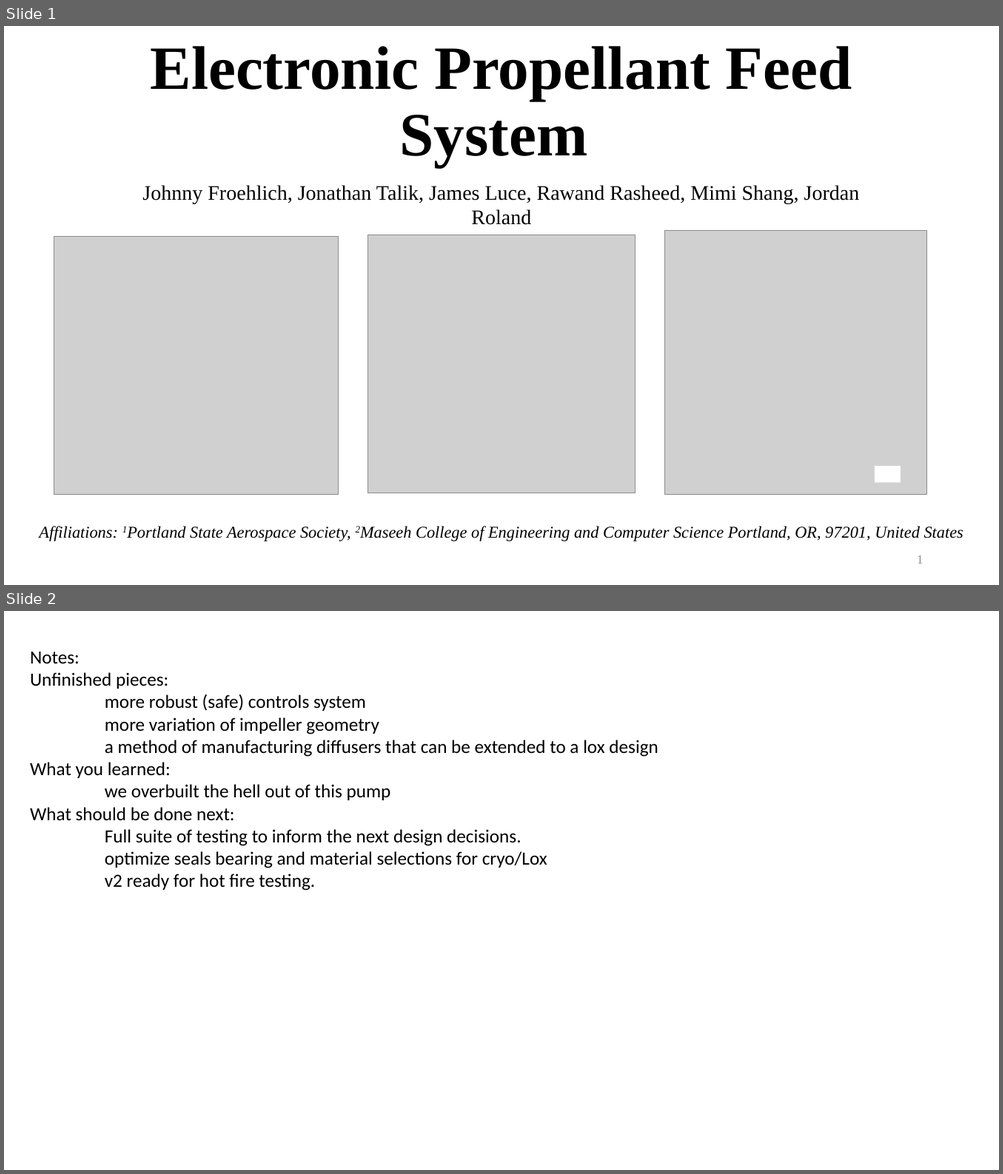
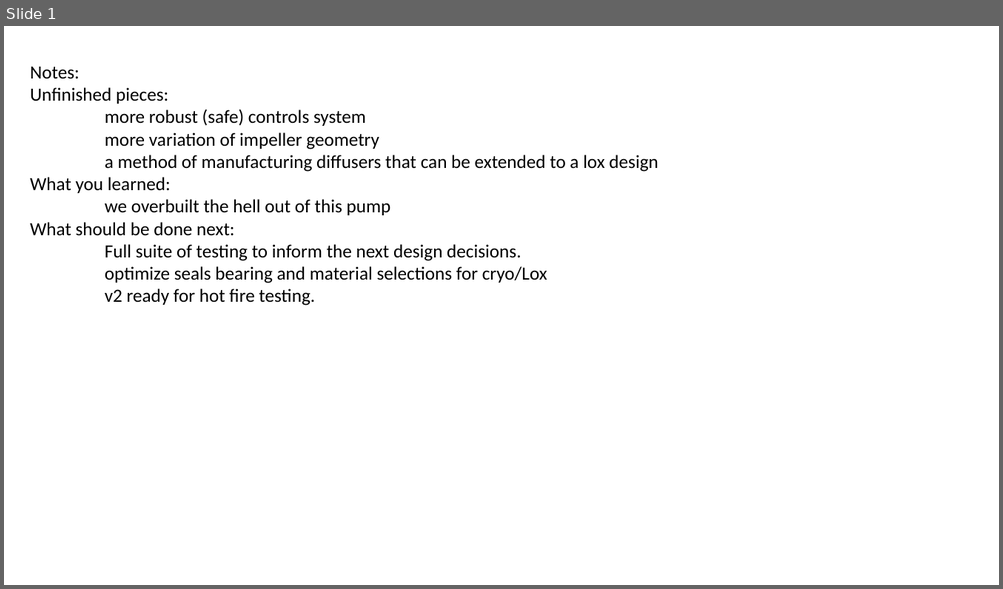
Before and after one commit to psas/electric-feed-system-prototype, a slide deck: Docs/Presentations/Slides/#10.pptx. Shown one above the other, each under a label of ours: slides 1 and 2 before the commit, slide 1 after it. The pictures are 1003x1174 and 1003x589 pixels, drawn with LibreOffice and Linux fonts; fonts in the diff are those of the drawing; grey boxes stand for pictures. Boxes give left, top, right and bottom in pixels: in the first picture for what was removed or moved away, otherwise in the second. Text is boxed around its words. In the diff, an @@ line names an element or a change of style, - is before the commit and + after.

```diff
--- a/Docs/Presentations/Slides/#10.pptx
+++ b/Docs/Presentations/Slides/#10.pptx
@@ slide 1 removed at (4, 26, 999, 585), background #FFFFFF @@
@@ title removed at (151, 46, 852, 167) @@
-Electronic Propellant Feed System
@@ text removed at (142, 185, 859, 225) @@
-Johnny Froehlich, Jonathan Talik, James Luce, Rawand Rasheed, Mimi Shang, Jordan Roland
@@ picture removed at (54, 236, 338, 494) @@
@@ picture removed at (368, 235, 635, 493) @@
@@ picture removed at (665, 231, 927, 495) @@
@@ rectangle removed at (875, 466, 901, 483) @@
@@ subtitle removed at (39, 526, 963, 542) @@
-Affiliations: 1Portland State Aerospace Society, 2Maseeh College of Engineering and Computer Science Portland, OR, 97201, United States
@@ page number removed at (916, 556, 922, 564) @@
-1
@@ what was slide 2 is now slide 1 @@
```
Also in this commit, not shown: 3 slides added, 1 other slide removed, 2 other files.
